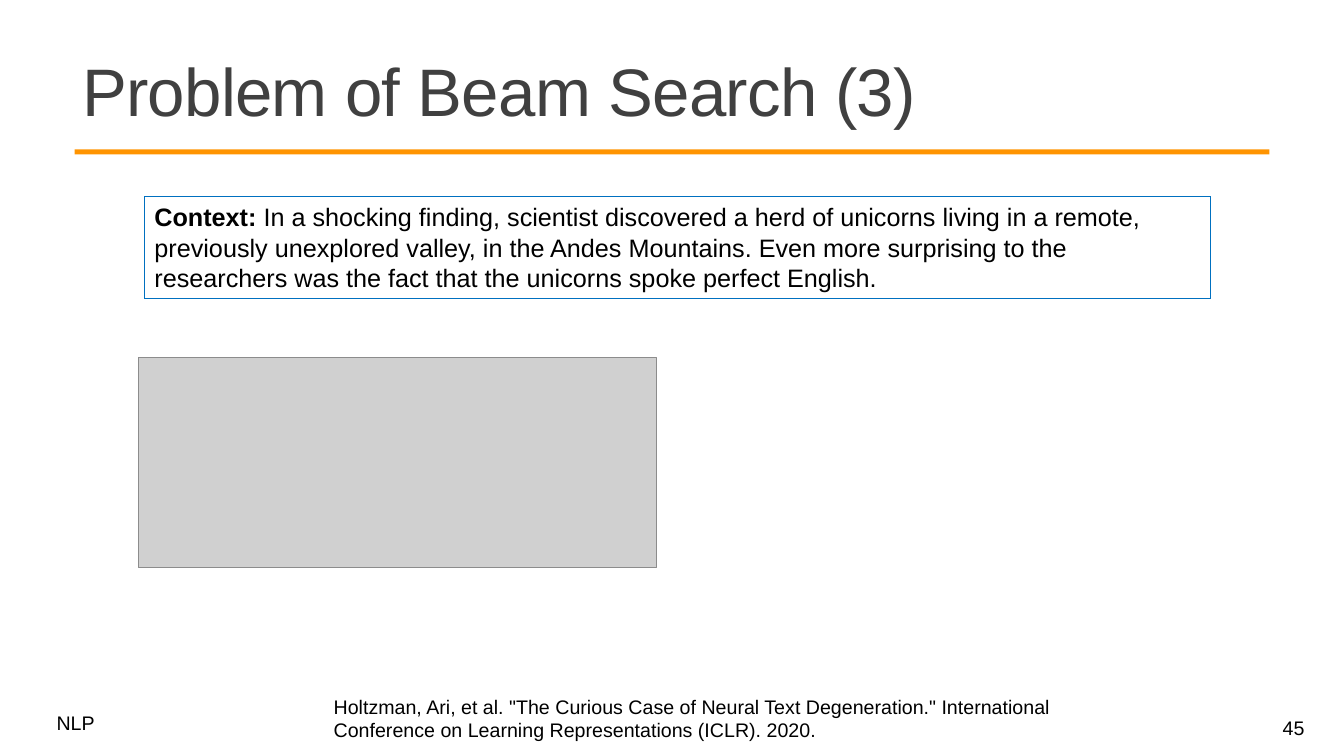
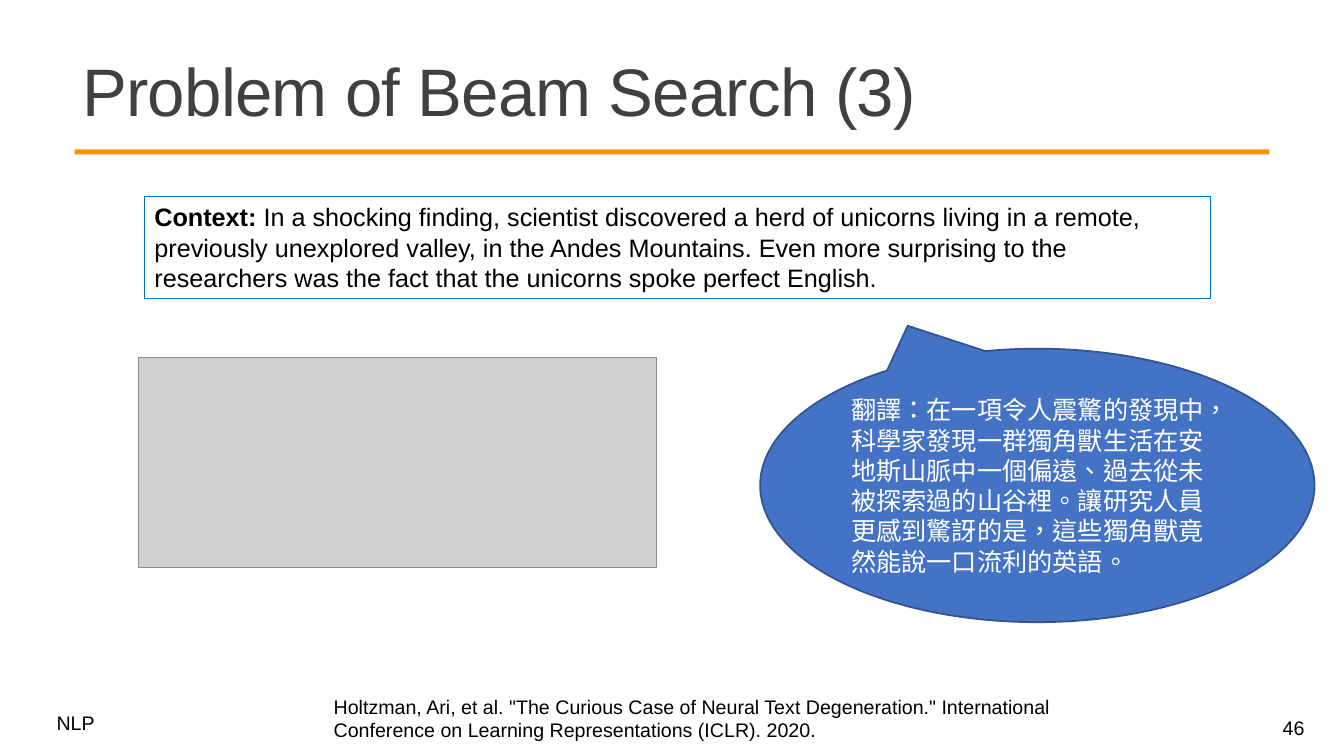
Before and after one commit to mcps5601/CGUNLP_2026_Spring, a slide deck: slide 46 of slides/w8_decoder_0413.pptx (slide 45 before the commit). Drawn at 1344x756 pixels with LibreOffice and Linux fonts; fonts in the diff are those of the drawing; grey boxes stand for pictures; background and template pictures are left out. Boxes give left, top, right and bottom in pixels: in the first picture for what was removed or moved away, otherwise in the second. Text is boxed around its words. In the diff, an @@ line names an element or a change of style, - is before the commit and + after.

```diff
--- a/slides/w8_decoder_0413.pptx
+++ b/slides/w8_decoder_0413.pptx
@@ speech bubble added at <box>760,349,1315,622</box>, fill #4472C4, outline #325491 1.25 pt, 18 pt, text #FFFFFF @@
+翻譯：在一項令人震驚的發現中，科學家發現一群獨角獸生活在安地斯山脈中一個偏遠、過去從未被探索過的山谷裡。讓研究人員更感到驚訝的是，這些獨角獸竟然能說一口流利的英語。
@@ page number at <box>1283,721,1305,736</box>: text changed @@
-45
+46
```
Also in this commit, not shown: 13 other slides changed, 1 slide added, 1 other file.
